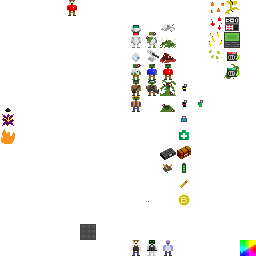
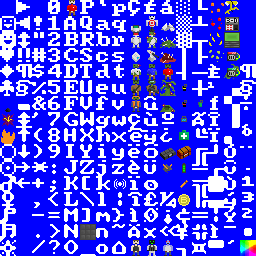
Layered file, before and after one edit (256x256). Changes by layer:
added layer "target dummy" above "Layer 0" over [146, 16, 158, 32]
painted on "Layer 0" over [144, 20, 160, 30]
showed "Layer 1" over [0, 0, 256, 256]
